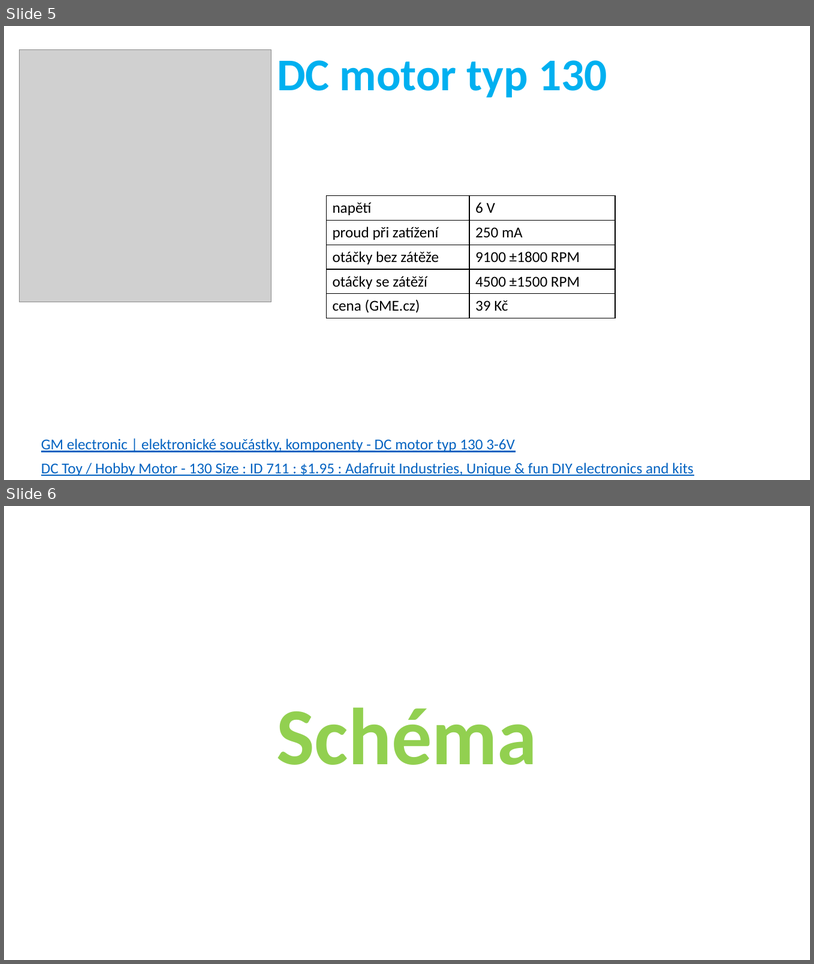
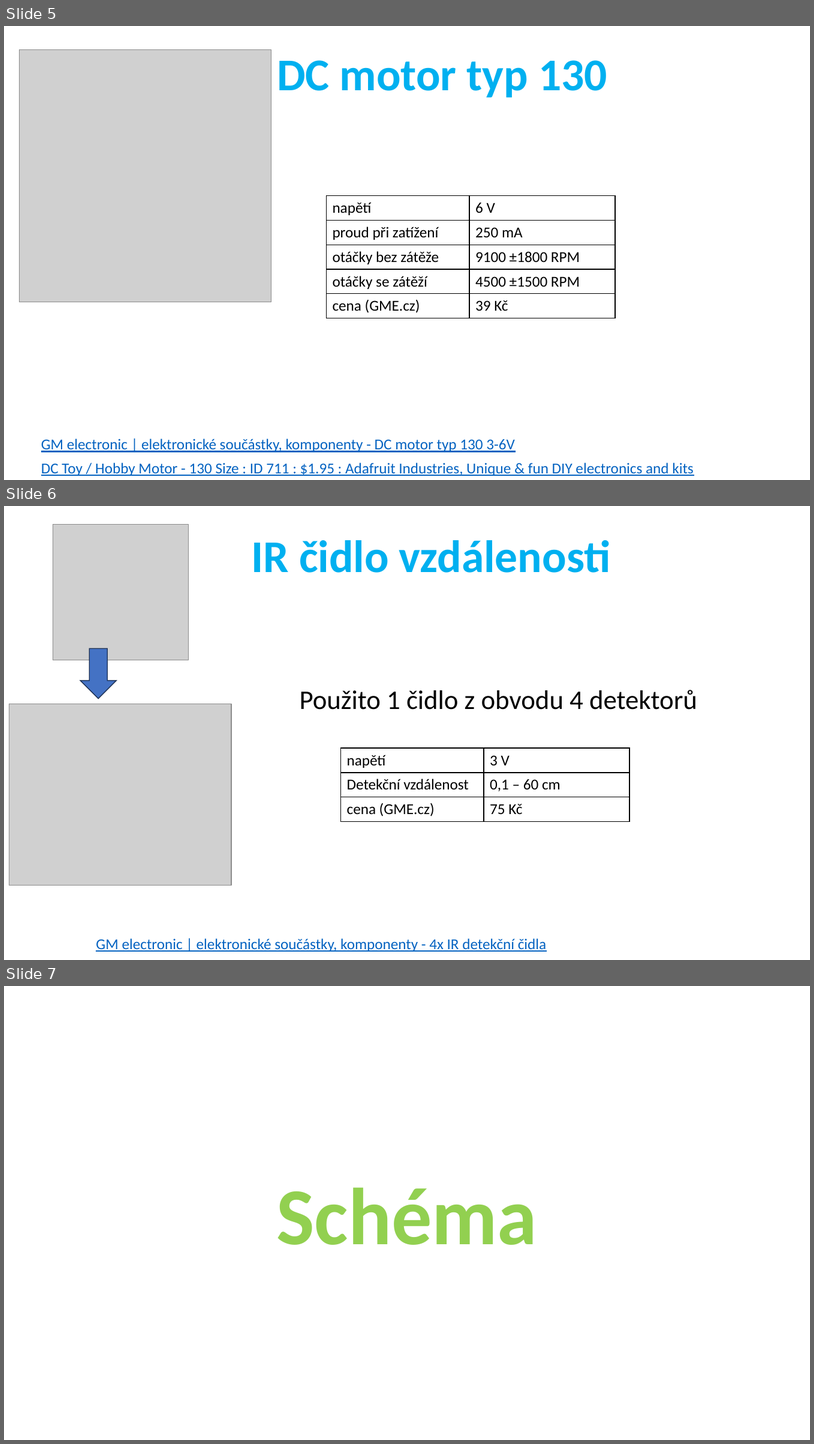
Before and after one commit to pjocesoj/VMS-semestralka, a slide deck: Prezentace.pptx. Shown one above the other, each under a label of ours: slides 5 and 6 before the commit, slides 5, 6 and 7 after it. The pictures are 814x964 and 814x1444 pixels, drawn with LibreOffice and Linux fonts; fonts in the diff are those of the drawing; grey boxes stand for pictures. Boxes give left, top, right and bottom in pixels: in the first picture for what was removed or moved away, otherwise in the second. Text is boxed around its words. In the diff, an @@ line names an element or a change of style, - is before the commit and + after.

```diff
--- a/Prezentace.pptx
+++ b/Prezentace.pptx
@@ slide 6 added at box(4, 506, 810, 960), background #FFFFFF @@
@@ picture added at box(53, 524, 189, 660) @@
@@ text added at box(251, 540, 611, 573), 54 pt, text #00B0F0, bold @@
+IR čidlo vzdálenosti
@@ down arrow added at box(80, 648, 117, 699), fill #4472C4, outline #1E3256 1 pt @@
@@ text added at box(300, 690, 698, 709), 32 pt, text #000000 @@
+Použito 1 čidlo z obvodu 4 detektorů
@@ picture added at box(9, 704, 231, 885) @@
@@ table added at box(341, 748, 630, 822), 3 rows, 2 columns @@
+napětí | 3 V
+Detekční vzdálenost | 0,1 – 60 cm
+cena (GME.cz) | 75 Kč
@@ text added at box(96, 938, 546, 951), 18 pt, text #0563C1, underline @@
+GM electronic | elektronické součástky, komponenty - 4x IR detekční čidla
@@ what was slide 6 is now slide 7 @@
```
Also in this commit, not shown: 1 slide changed, 2 other slides added, 2 other files.
